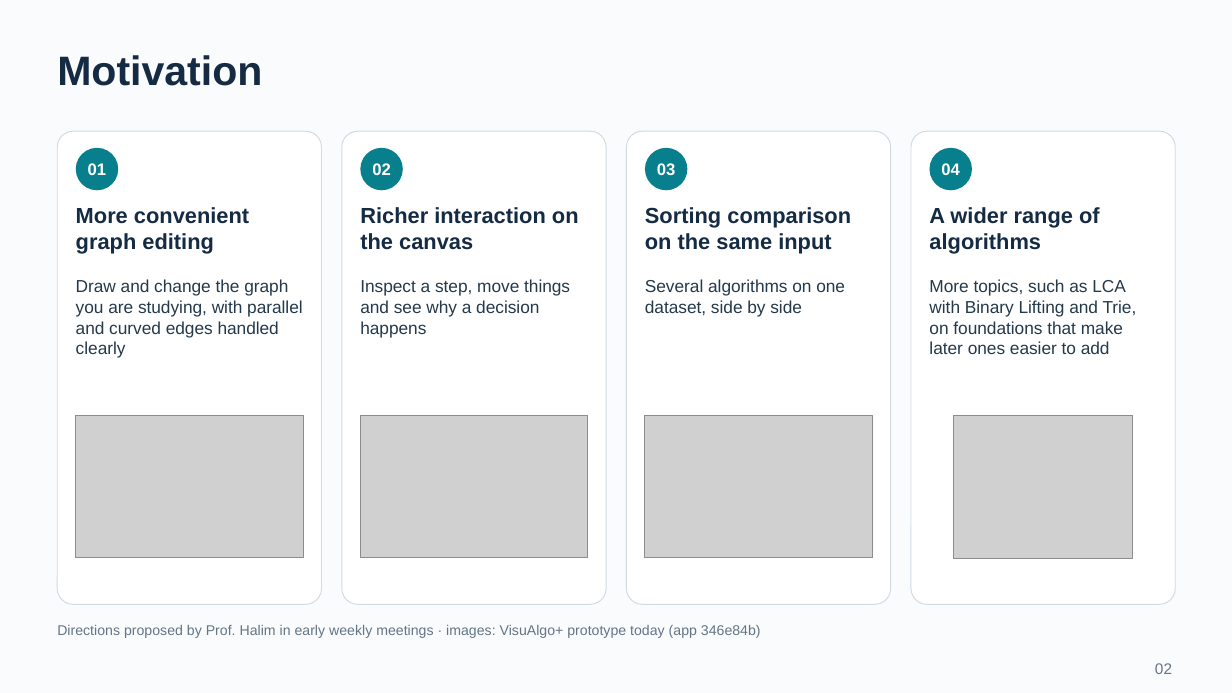
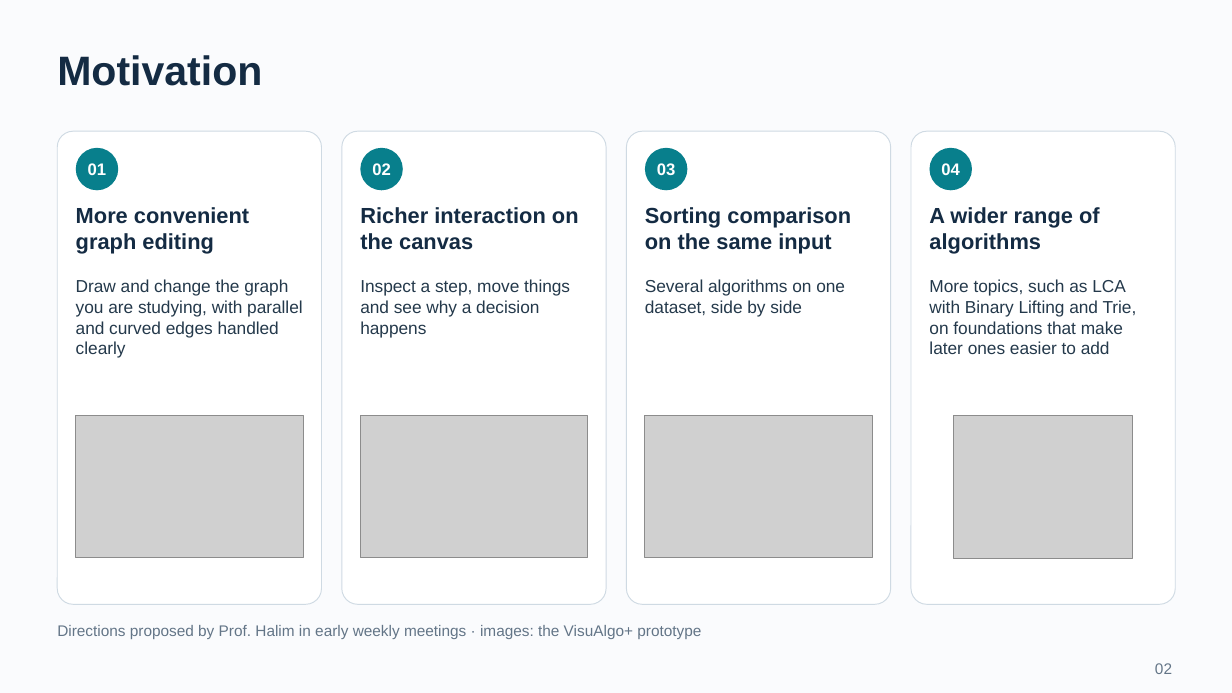
Before and after one commit to BJoozz/docsforfyp, a slide deck: slide 2 of presentation/VisuAlgo_CA_Presentation.pptx. Drawn at 1232x693 pixels with LibreOffice and Linux fonts; fonts in the diff are those of the drawing; grey boxes stand for pictures. Boxes give left, top, right and bottom in pixels: in the first picture for what was removed or moved away, otherwise in the second. Text is boxed around its words. In the diff, an @@ line names an element or a change of style, - is before the commit and + after.

```diff
--- a/presentation/VisuAlgo_CA_Presentation.pptx
+++ b/presentation/VisuAlgo_CA_Presentation.pptx
@@ text at [57,625,701,639]: text changed; size 11 to 12 pt @@
-Directions proposed by Prof. Halim in early weekly meetings · images: VisuAlgo+ prototype today (app 346e84b)
+Directions proposed by Prof. Halim in early weekly meetings · images: the VisuAlgo+ prototype
```
Also in this commit, not shown: 13 other slides changed, 1 slide added, 5 slides removed, 16 other files.
